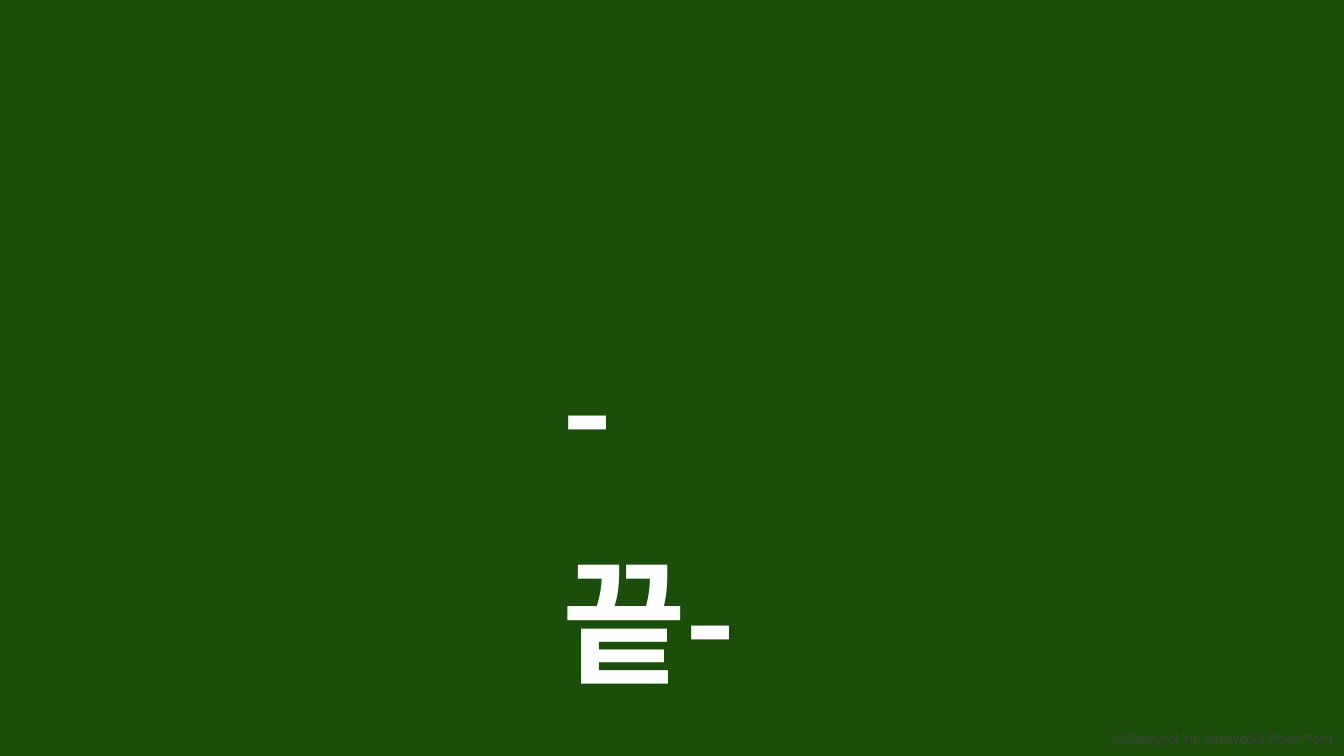
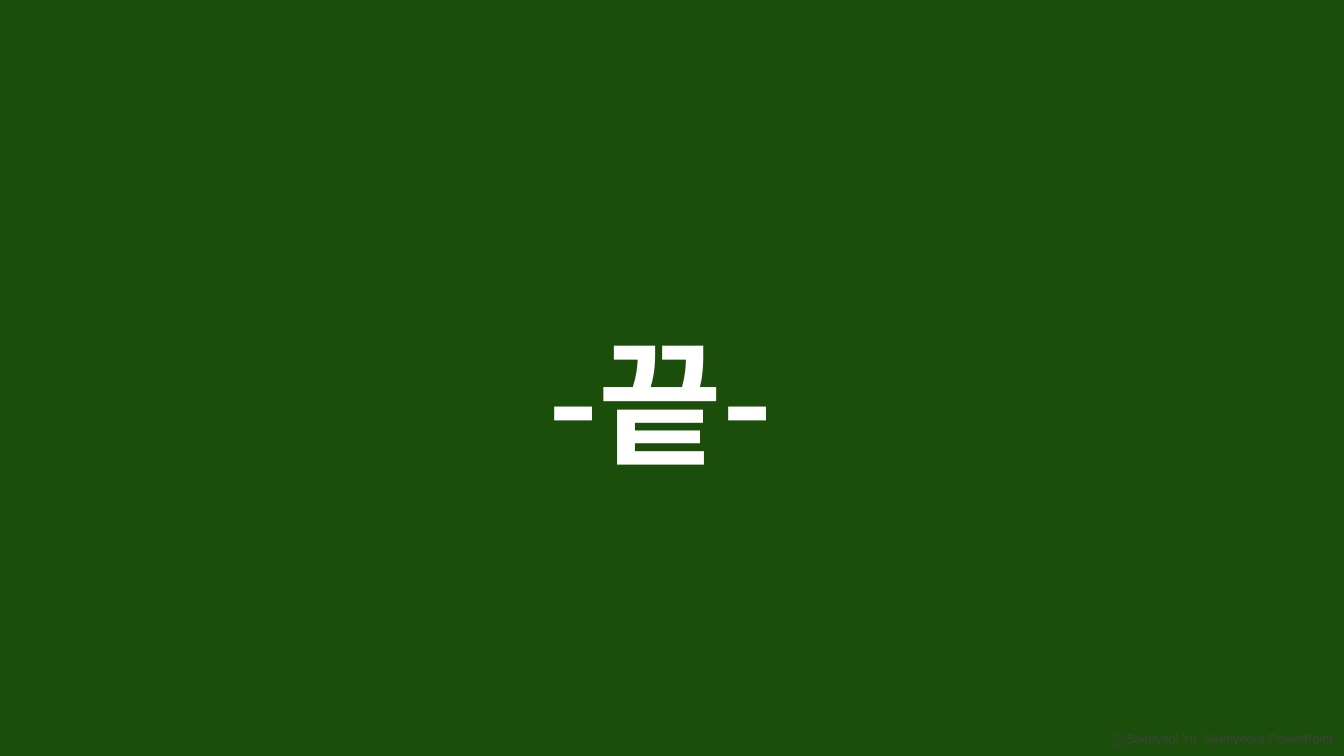
Before and after one commit to Yoon-jae-min/UsecaseDiagram, a slide deck: slide 22 of 수정/2조 요구사항 확인, 유스케이스(발표).pptx (slide 21 before the commit). Drawn at 1344x756 pixels with LibreOffice and Linux fonts; fonts in the diff are those of the drawing; background and template pictures are left out. Boxes give left, top, right and bottom in pixels: in the first picture for what was removed or moved away, otherwise in the second. Text is boxed around its words. In the diff, an @@ line names an element or a change of style, - is before the commit and + after.

```diff
--- a/수정/2조 요구사항 확인, 유스케이스(발표).pptx
+++ b/수정/2조 요구사항 확인, 유스케이스(발표).pptx
@@ text "-끝-" rewrapped from (x1=562, y1=564, x2=736, y2=684) to (x1=549, y1=345, x2=773, y2=465) @@
```
Also in this commit, not shown: 2 other slides changed, 1 slide added, 1 other file.
